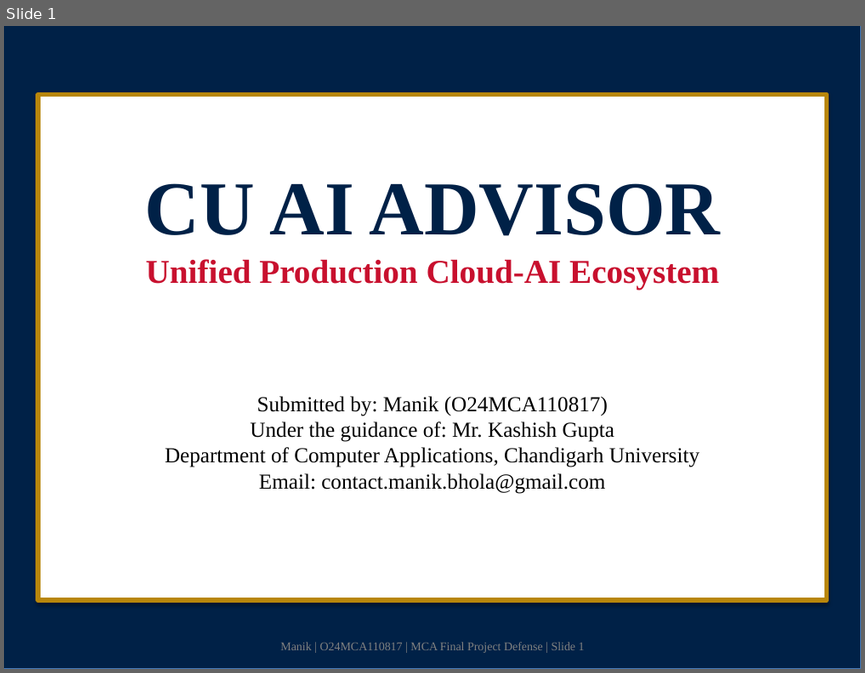
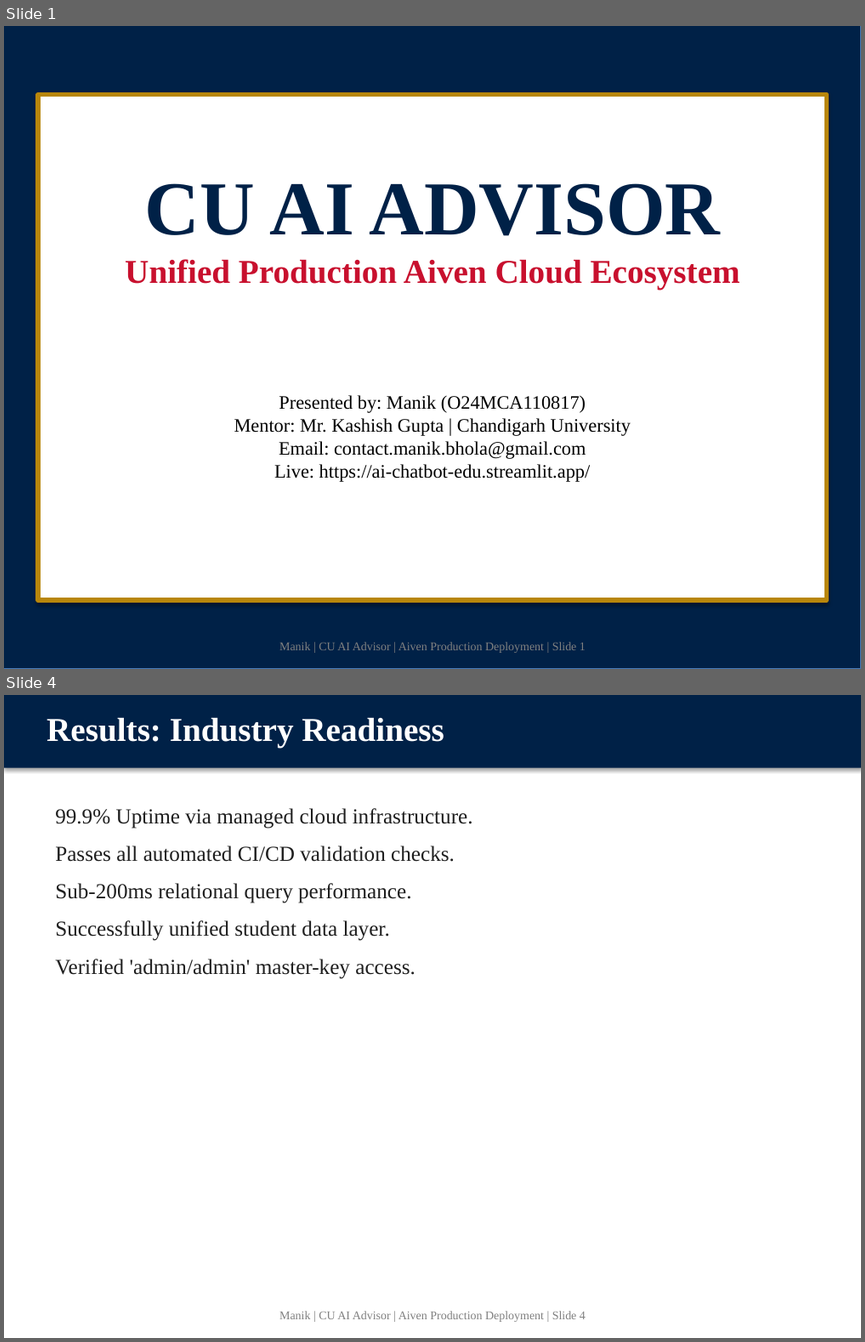
Before and after one commit to manikbholaji/ai-chatbot, a slide deck: CU_AI_Advisor_FINAL_MASTER.pptx. Shown one above the other, each under a label of ours: slide 1 before the commit, slides 1 and 4 after it; the slides between them are not shown. The pictures are 865x673 and 865x1342 pixels, drawn with LibreOffice and Linux fonts; fonts in the diff are those of the drawing. Boxes give left, top, right and bottom in pixels: in the first picture for what was removed or moved away, otherwise in the second. Text is boxed around its words. In the diff, an @@ line names an element or a change of style, - is before the commit and + after.

Commit message:
docs: finalize all deliverables with unified production architecture and Aiven cloud deployment details

```diff
--- a/CU_AI_Advisor_FINAL_MASTER.pptx
+++ b/CU_AI_Advisor_FINAL_MASTER.pptx
@@ slide 4 added at bbox=[4, 695, 861, 1338], background #FFFFFF @@
@@ rectangle added at bbox=[4, 695, 861, 768], fill #002147 @@
@@ text added at bbox=[46, 717, 443, 747], 28 pt, text #FFFFFF, bold @@
+Results: Industry Readiness
@@ text added at bbox=[55, 808, 473, 979], 18 pt, text #1E1E1E @@
+99.9% Uptime via managed cloud infrastructure.
+Passes all automated CI/CD validation checks.
+Sub-200ms relational query performance.
+Successfully unified student data layer.
+Verified 'admin/admin' master-key access.
@@ text added at bbox=[279, 1310, 585, 1321], 10 pt, text #808080 @@
+Manik | CU AI Advisor | Aiven Production Deployment | Slide 4
@@ slide 1 changed as well @@
@@ text at bbox=[125, 259, 740, 290]: text changed @@
-Unified Production Cloud-AI Ecosystem
+Unified Production Aiven Cloud Ecosystem
@@ text at bbox=[234, 395, 630, 482]: text changed; size 18 to 16 pt @@
-Submitted by: Manik (O24MCA110817)
-Under the guidance of: Mr. Kashish Gupta
-Department of Computer Applications, Chandigarh University
-Email: contact.manik.bhola@gmail.com
+Presented by: Manik (O24MCA110817)
+Mentor: Mr. Kashish Gupta | Chandigarh University
+Email: contact.manik.bhola@gmail.com
+Live: https://ai-chatbot-edu.streamlit.app/
@@ text at bbox=[279, 641, 585, 652]: text changed @@
-Manik | O24MCA110817 | MCA Final Project Defense | Slide 1
+Manik | CU AI Advisor | Aiven Production Deployment | Slide 1
```
Also in this commit, not shown: 1 other slide changed, 2 other slides added, 9 slides removed, 1 other file.
